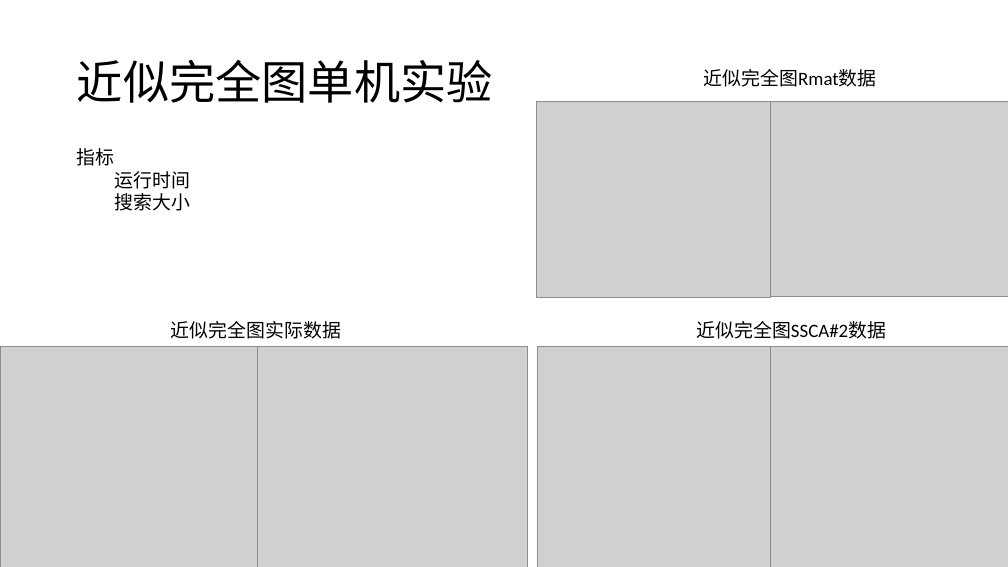
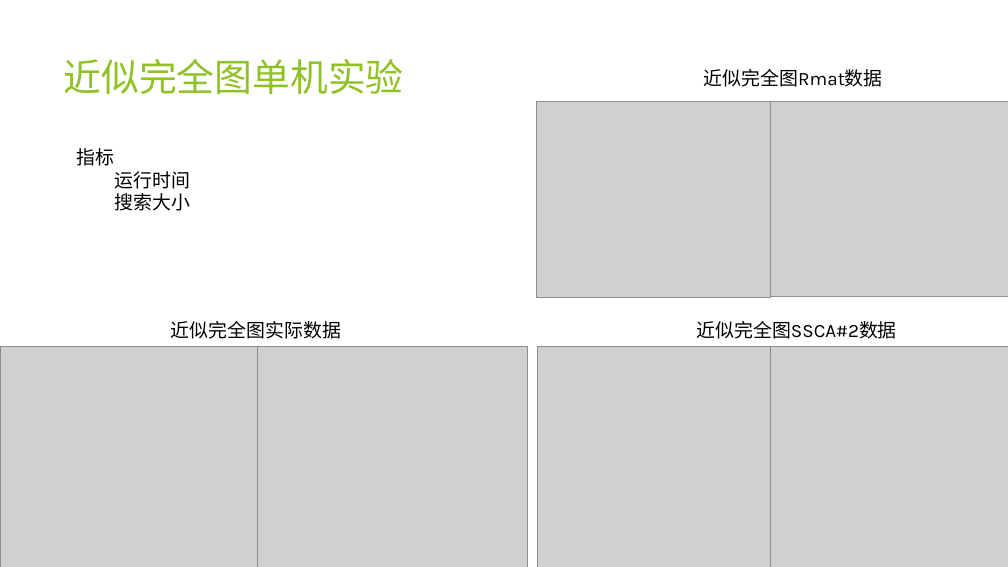
Before and after one commit to youli9056/MyPaper, a slide deck: slide 11 of 开题/大规模数据并行图处理算法与计算平台研究.pptx (slide 13 before the commit). Drawn at 1008x567 pixels with LibreOffice and Linux fonts; fonts in the diff are those of the drawing; grey boxes stand for pictures. Boxes give left, top, right and bottom in pixels: in the first picture for what was removed or moved away, otherwise in the second. Text is boxed around its words. In the diff, an @@ line names an element or a change of style, - is before the commit and + after.

```diff
--- a/开题/大规模数据并行图处理算法与计算平台研究.pptx
+++ b/开题/大规模数据并行图处理算法与计算平台研究.pptx
@@ title "近似完全图单机实验": place and size @@
-title "近似完全图单机实验" at (77, 60, 493, 103)
+title "近似完全图单机实验" at (64, 59, 404, 94)
@@ title "近似完全图单机实验" at (64, 59, 404, 94): size 44 to 36 pt, font Calibri to Karla, text colour #000000 to #90C226; line spacing 0.9 to 1; vertical alignment middle to top @@
@@ text "近似完全图Rmat数据" at (704, 69, 883, 87): font Calibri to Karla @@
@@ text "近似完全图SSCA#2数据" at (696, 321, 896, 339): font Calibri to Karla @@
```
Also in this commit, not shown: 16 other slides changed, 1 slide added, 1 other file.
